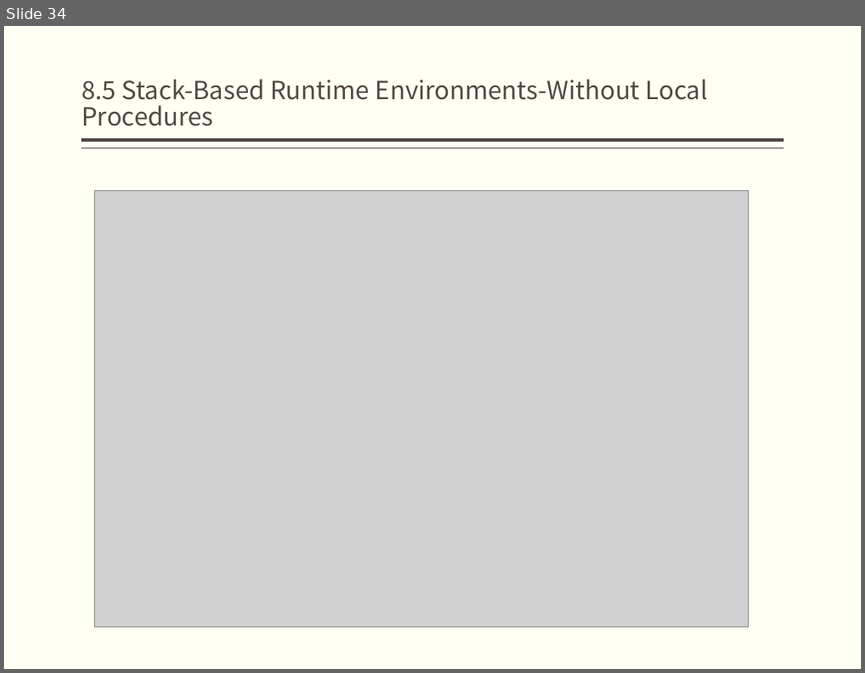
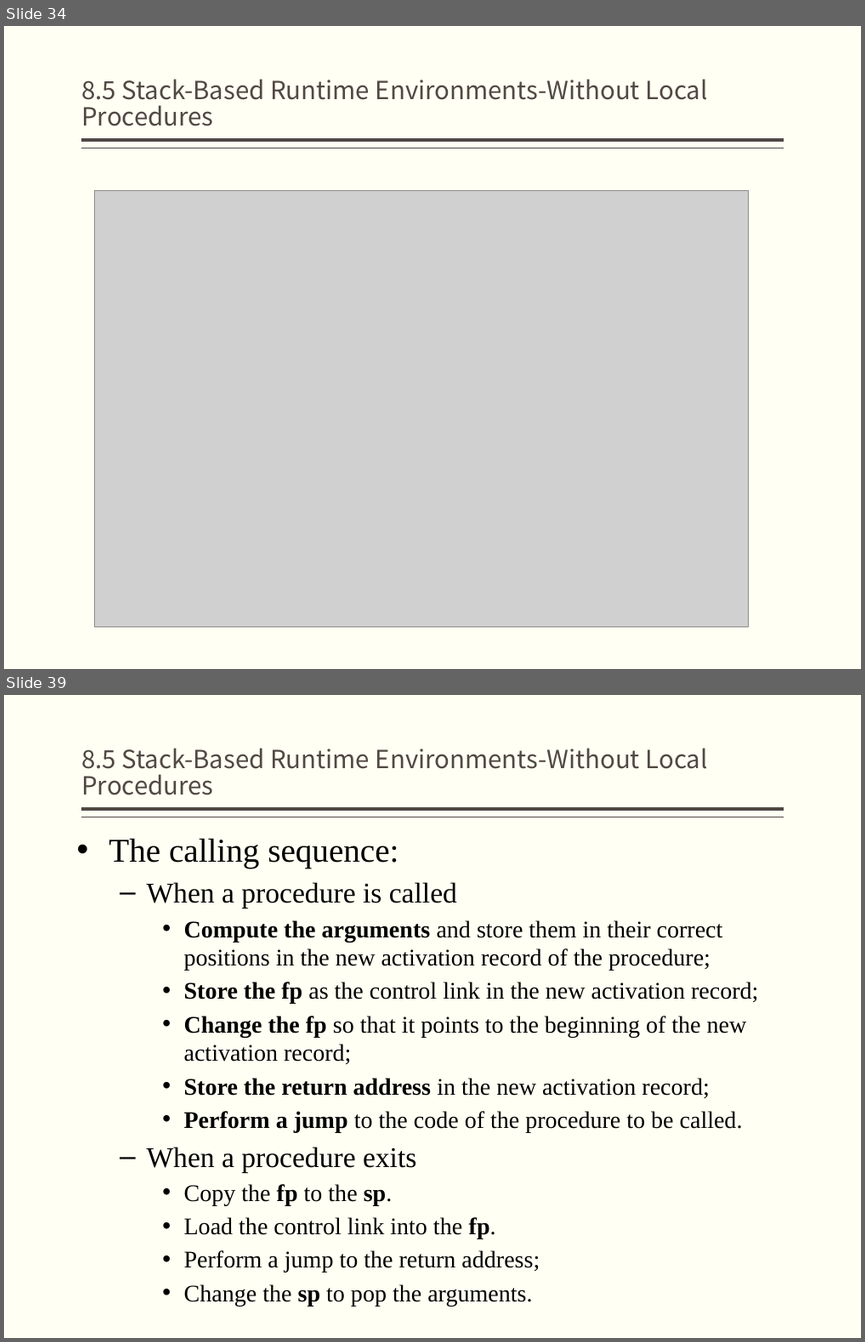
Before and after one commit to jz81/jz81.github.io, a slide deck: course/compiler/lecture/(Spring2020)Lecture8.pptx. Shown one above the other, each under a label of ours: slide 34 before the commit, slides 34 and 39 after it; the slides between them are not shown. The pictures are 865x673 and 865x1342 pixels, drawn with LibreOffice and Linux fonts; fonts in the diff are those of the drawing; grey boxes stand for pictures. Boxes give left, top, right and bottom in pixels: in the first picture for what was removed or moved away, otherwise in the second. Text is boxed around its words. In the diff, an @@ line names an element or a change of style, - is before the commit and + after.

```diff
--- a/course/compiler/lecture/(Spring2020)Lecture8.pptx
+++ b/course/compiler/lecture/(Spring2020)Lecture8.pptx
@@ slide 39 added at [4, 695, 861, 1338], background #FFFFF3; not listed: 2 template elements that a slide beside it also shows @@
@@ title added at [81, 748, 708, 795], 21 pt, text #514843 @@
+8.5 Stack-Based Runtime Environments-Without Local Procedures
@@ text added at [109, 838, 758, 1305], 20 pt, text #000000 @@
+• The calling sequence:
+  – When a procedure is called
+    • Compute the arguments and store them in their correct positions in the new activation record of the procedure;
+    • Store the fp as the control link in the new activation record;
+    • Change the fp so that it points to the beginning of the new activation record;
+    • Store the return address in the new activation record;
+    • Perform a jump to the code of the procedure to be called.
+  – When a procedure exits
+    • Copy the fp to the sp.
+    • Load the control link into the fp.
+    • Perform a jump to the return address;
+    • Change the sp to pop the arguments.
```
Also in this commit, not shown: 1 slide changed, 28 other slides added.
